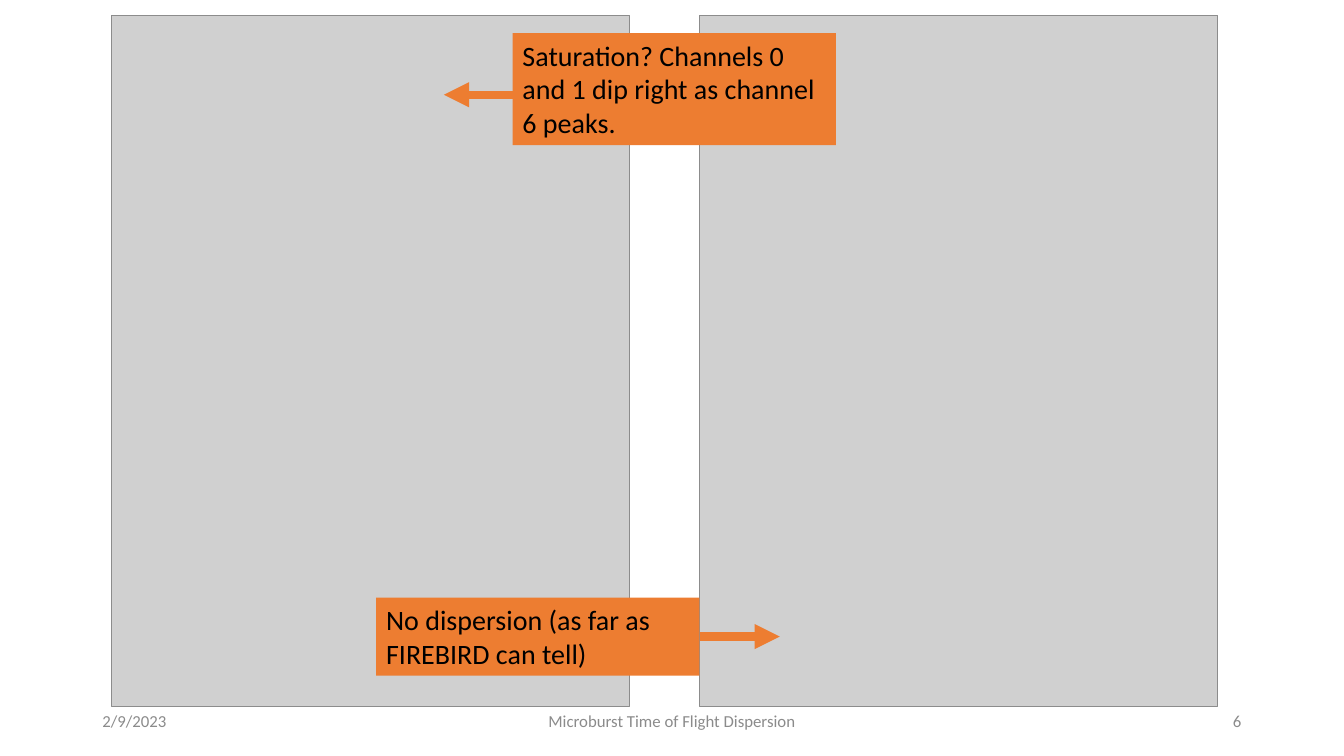
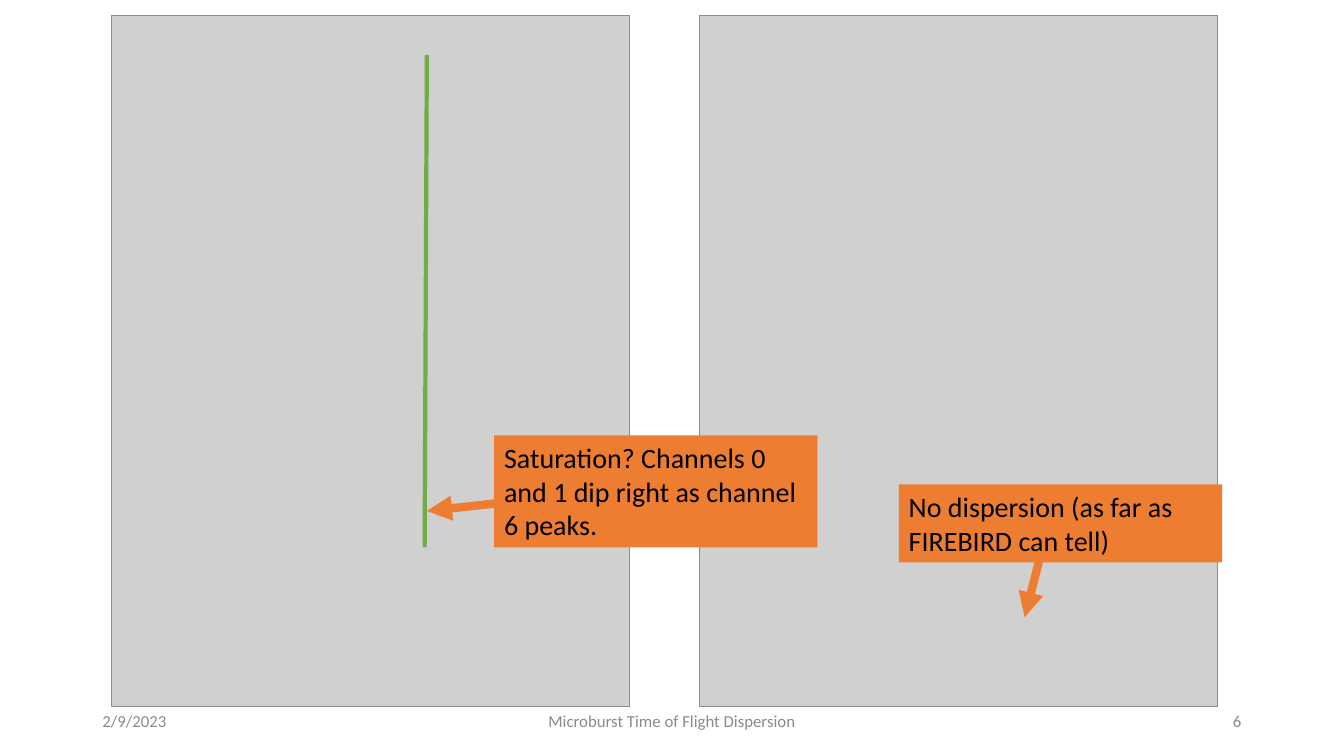
Before and after one commit to mshumko/fbrbsp, a slide deck: slide 6 of presentations/20230209_firebird_microburst_dispersion.pptx. Drawn at 1344x756 pixels with LibreOffice and Linux fonts; fonts in the diff are those of the drawing; grey boxes stand for pictures. Boxes give left, top, right and bottom in pixels: in the first picture for what was removed or moved away, otherwise in the second. Text is boxed around its words. In the diff, an @@ line names an element or a change of style, - is before the commit and + after.

```diff
--- a/presentations/20230209_firebird_microburst_dispersion.pptx
+++ b/presentations/20230209_firebird_microburst_dispersion.pptx
@@ line added from (426, 55) to (424, 547), #70AD47 3 pt @@
@@ rectangle "Saturation? Channels 0 and 1 ..." moved from (x1=513, y1=33, x2=837, y2=145) to (x1=494, y1=436, x2=818, y2=547) @@
@@ arrow moved from (513, 95) - (444, 95) to (506, 502) - (426, 511) @@
@@ rectangle "No dispersion (as far as ..." moved from (x1=376, y1=598, x2=700, y2=676) to (x1=899, y1=485, x2=1223, y2=563) @@
@@ arrow moved from (700, 637) - (780, 637) to (1040, 562) - (1025, 618) @@
```
Also in this commit, not shown: 2 other slides changed, 3 other files.
